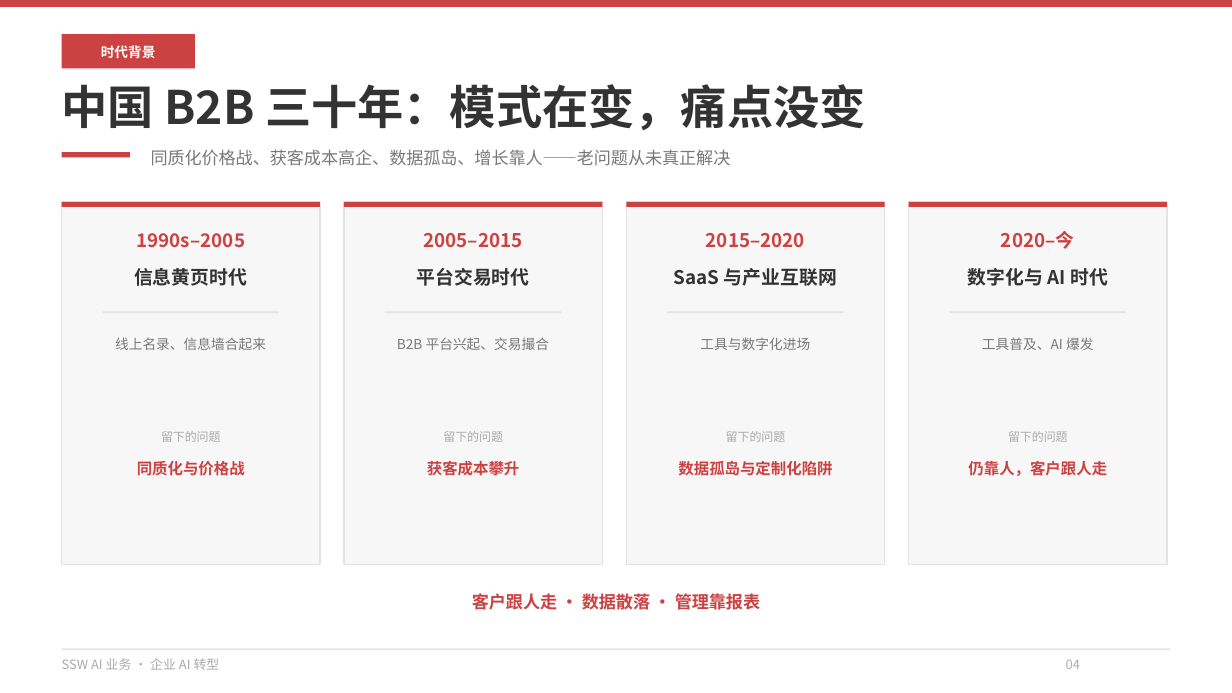
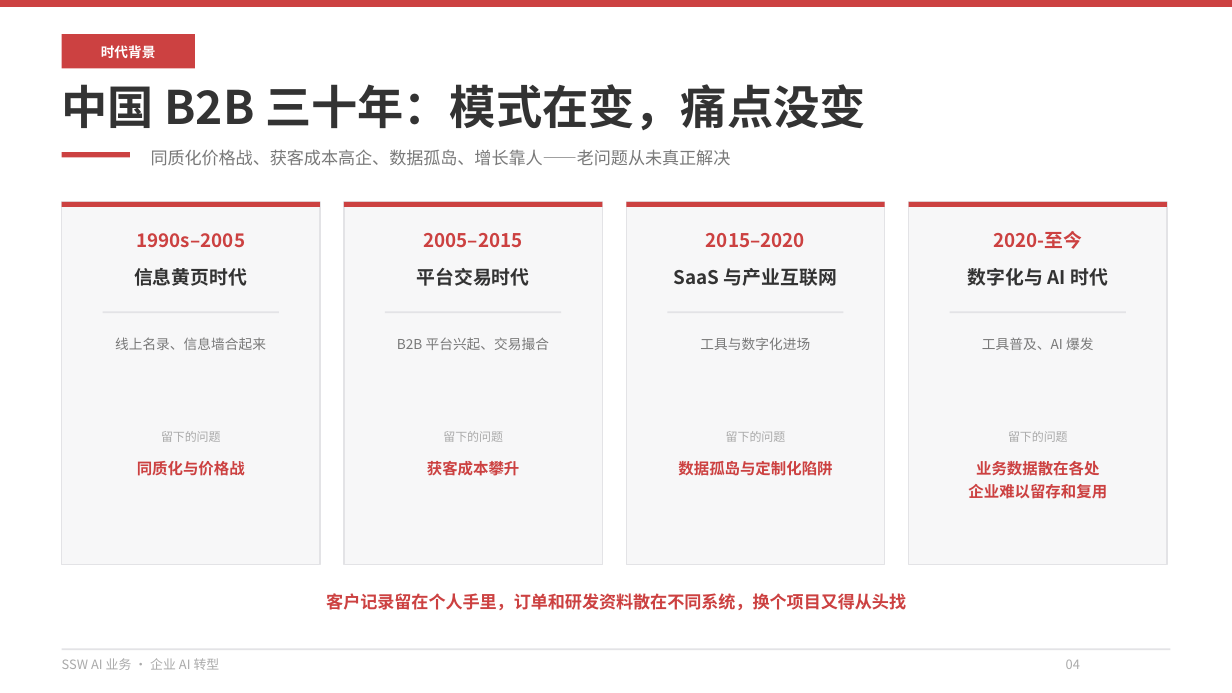
Before and after one commit to hveraus/ssw-business, a slide deck: slide 4 of SSW AI 业务_v2/SSW AI 业务_v3.pptx. Drawn at 1232x693 pixels with LibreOffice and Linux fonts; fonts in the diff are those of the drawing. Boxes give left, top, right and bottom in pixels: in the first picture for what was removed or moved away, otherwise in the second. Text is boxed around its words. In the diff, an @@ line names an element or a change of style, - is before the commit and + after.

```diff
--- a/SSW AI 业务_v2/SSW AI 业务_v3.pptx
+++ b/SSW AI 业务_v2/SSW AI 业务_v3.pptx
@@ text at (993,231,1082,249): text changed @@
-2020–今
+2020-至今
@@ text at (968,461,1107,499): text changed @@
-仍靠人，客户跟人走
+业务数据散在各处
+企业难以留存和复用
@@ text at (326,593,906,610): text changed @@
-客户跟人走 · 数据散落 · 管理靠报表
+客户记录留在个人手里，订单和研发资料散在不同系统，换个项目又得从头找
```
Also in this commit, not shown: 30 other slides changed, 1 slide added, 4 other files.
